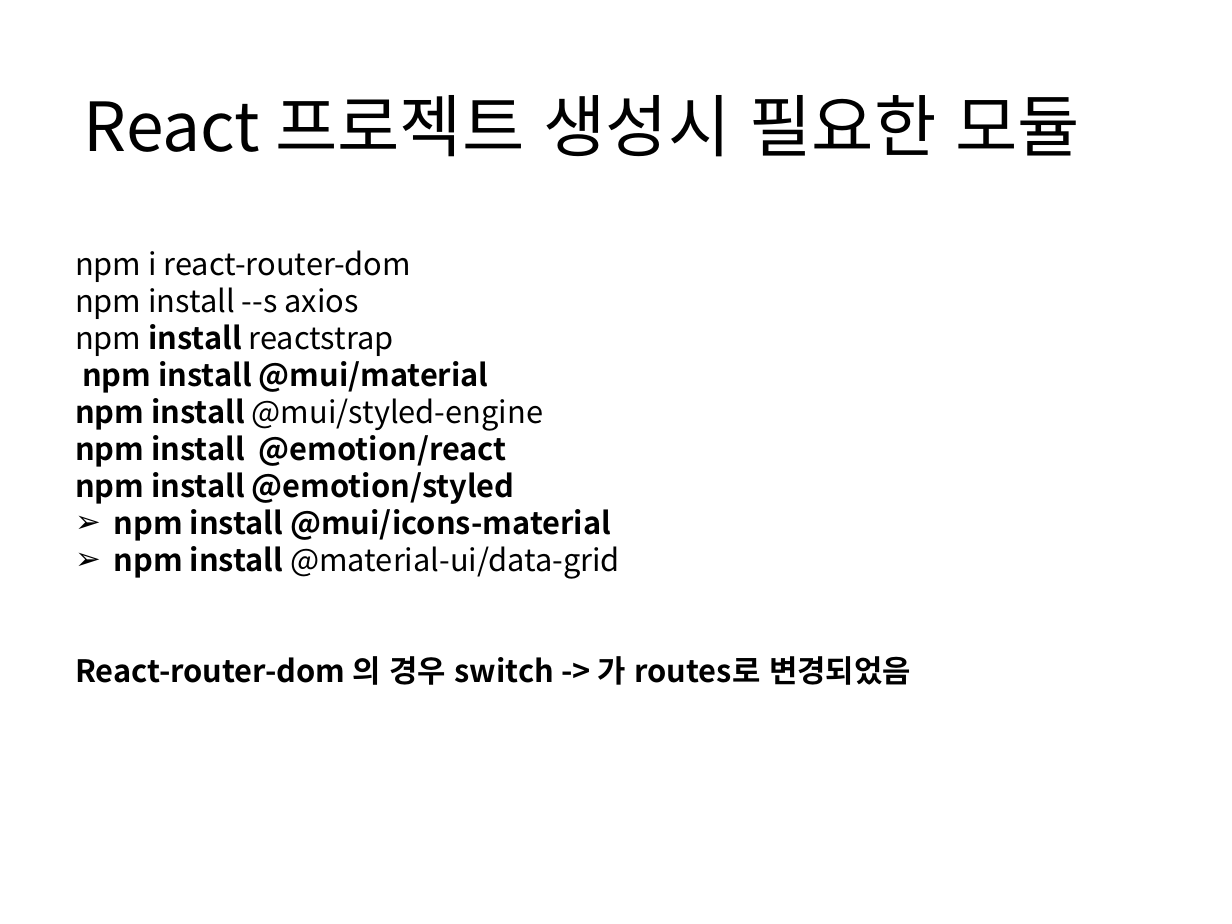
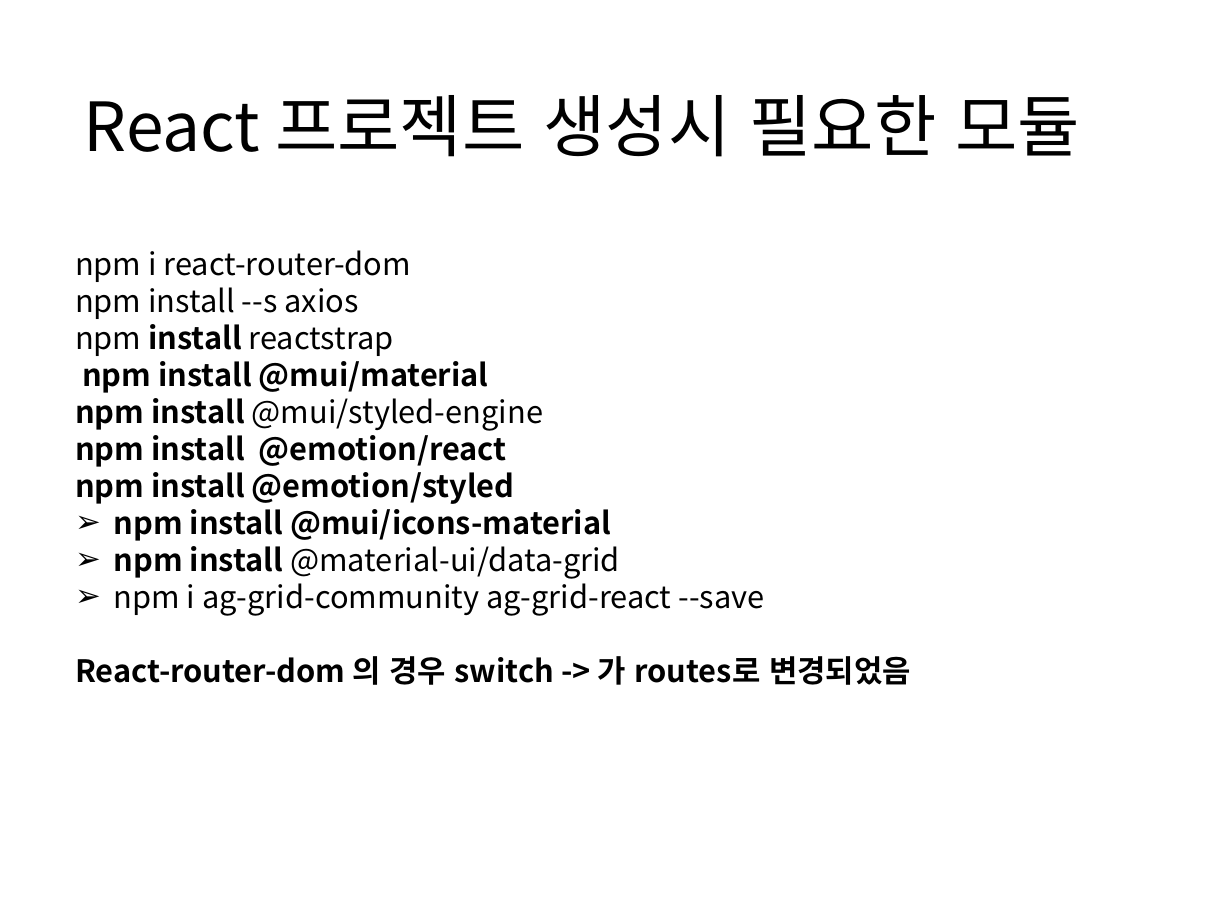
Before and after one commit to kim-geon-admin/projectkg-serv, a slide deck: slide 12 of docs/conf-docs.pptx. Drawn at 1232x924 pixels with LibreOffice and Linux fonts; fonts in the diff are those of the drawing. Boxes give left, top, right and bottom in pixels: in the first picture for what was removed or moved away, otherwise in the second. Text is boxed around its words. In the diff, an @@ line names an element or a change of style, - is before the commit and + after.

Commit message:
mod

```diff
--- a/docs/conf-docs.pptx
+++ b/docs/conf-docs.pptx
@@ text at <box>114,577,764,616</box>: paragraph added @@
+➢ npm i ag-grid-community ag-grid-react --save
```
Also in this commit, not shown: 1 other slide changed.
